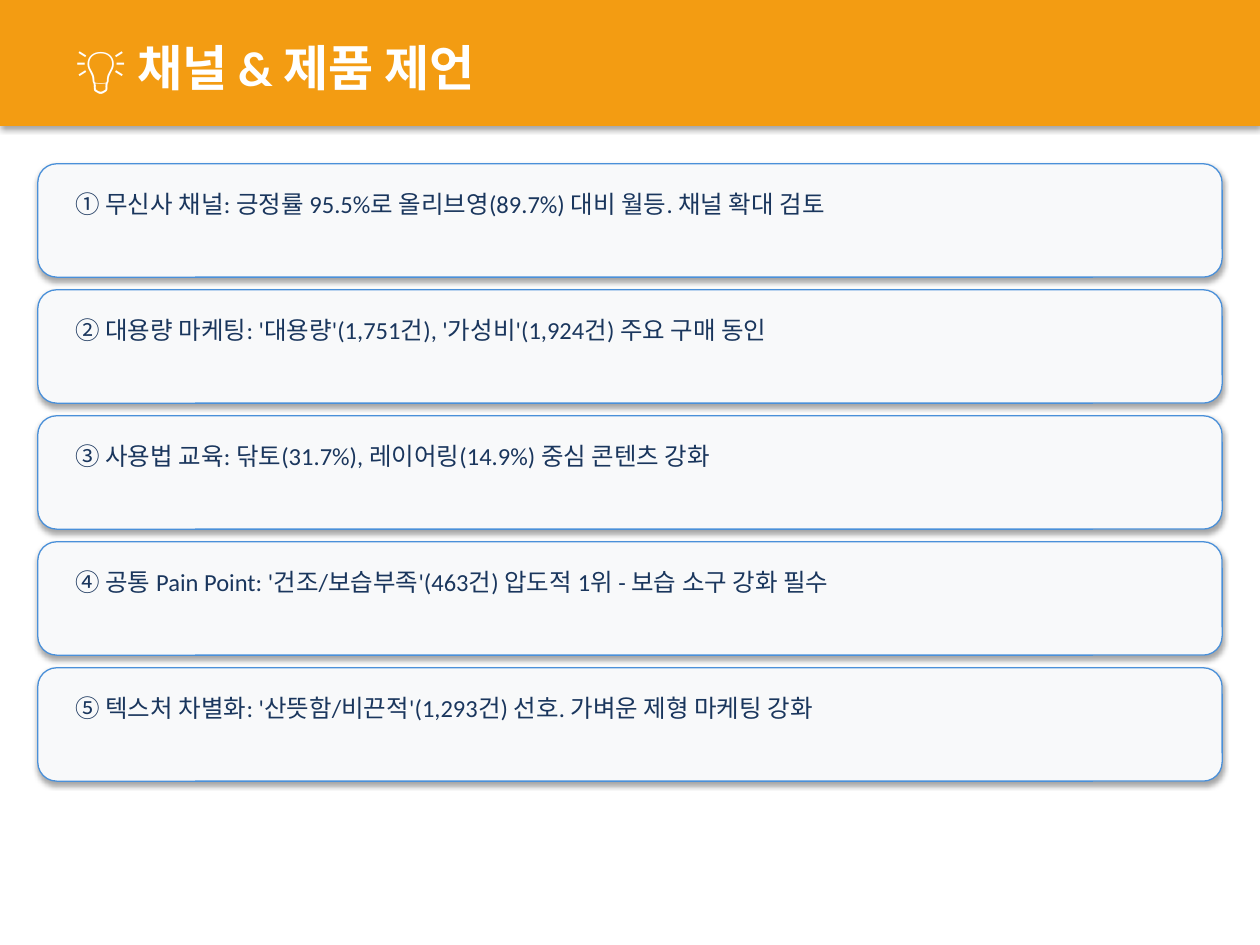
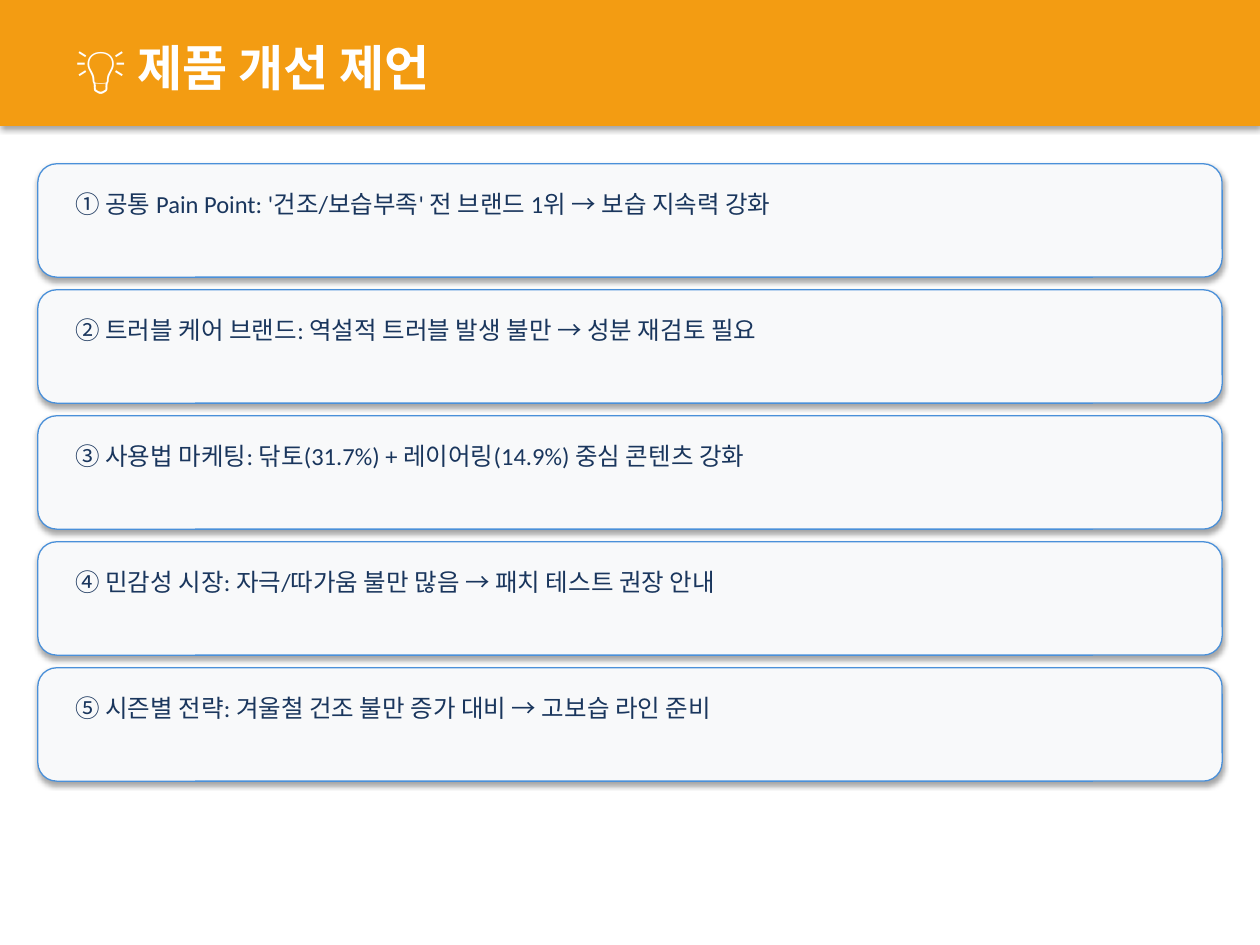
Before and after one commit to leeyoonsun53/review_analysis, a slide deck: slide 33 of output/토너_리뷰분석_리포트.pptx (slide 25 before the commit). Drawn at 1260x945 pixels with LibreOffice and Linux fonts; fonts in the diff are those of the drawing. Boxes give left, top, right and bottom in pixels: in the first picture for what was removed or moved away, otherwise in the second. Text is boxed around its words. In the diff, an @@ line names an element or a change of style, - is before the commit and + after.

```diff
--- a/output/토너_리뷰분석_리포트.pptx
+++ b/output/토너_리뷰분석_리포트.pptx
@@ text at (137,45,429,91): text changed @@
-💡 채널 & 제품 제언
+💡 제품 개선 제언
@@ text at (75,192,770,215): text changed @@
-① 무신사 채널: 긍정률 95.5%로 올리브영(89.7%) 대비 월등. 채널 확대 검토
+① 공통 Pain Point: '건조/보습부족' 전 브랜드 1위 → 보습 지속력 강화
@@ text at (75,318,756,341): text changed @@
-② 대용량 마케팅: '대용량'(1,751건), '가성비'(1,924건) 주요 구매 동인
+② 트러블 케어 브랜드: 역설적 트러블 발생 불만 → 성분 재검토 필요
@@ text at (75,444,744,468): text changed @@
-③ 사용법 교육: 닦토(31.7%), 레이어링(14.9%) 중심 콘텐츠 강화
+③ 사용법 마케팅: 닦토(31.7%) + 레이어링(14.9%) 중심 콘텐츠 강화
@@ text at (75,570,715,593): text changed @@
-④ 공통 Pain Point: '건조/보습부족'(463건) 압도적 1위 - 보습 소구 강화 필수
+④ 민감성 시장: 자극/따가움 불만 많음 → 패치 테스트 권장 안내
@@ text at (75,696,711,719): text changed @@
-⑤ 텍스처 차별화: '산뜻함/비끈적'(1,293건) 선호. 가벼운 제형 마케팅 강화
+⑤ 시즌별 전략: 겨울철 건조 불만 증가 대비 → 고보습 라인 준비
```
Also in this commit, not shown: 3 other slides changed, 8 slides added, 1 other file.
